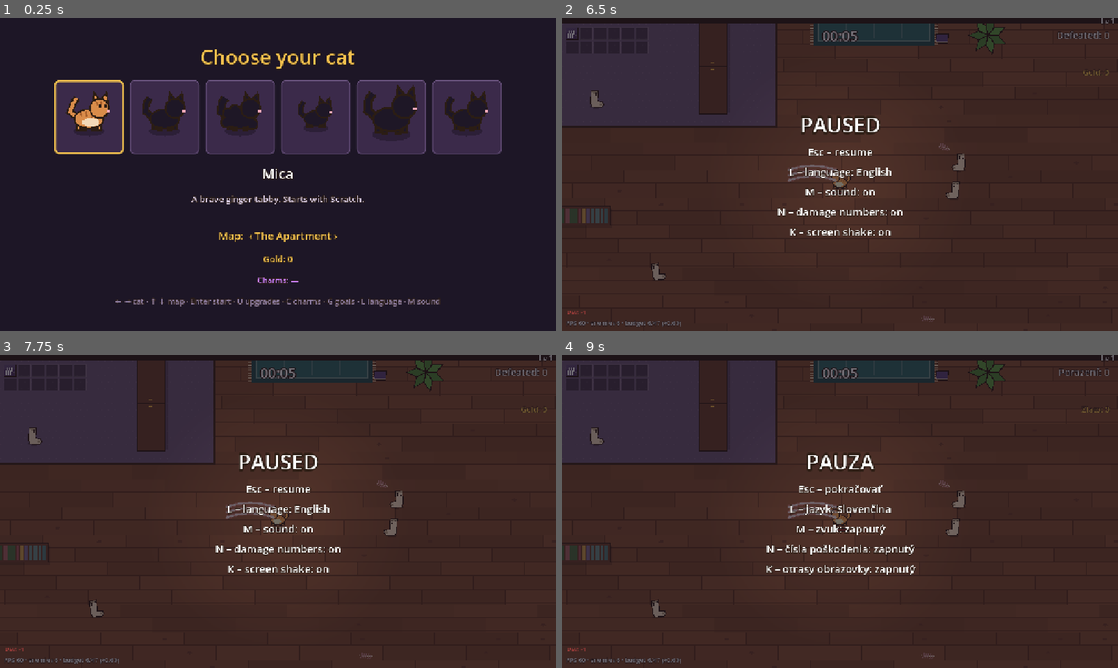
Above: before the commit, frames 1-4 (two rows, left to right).
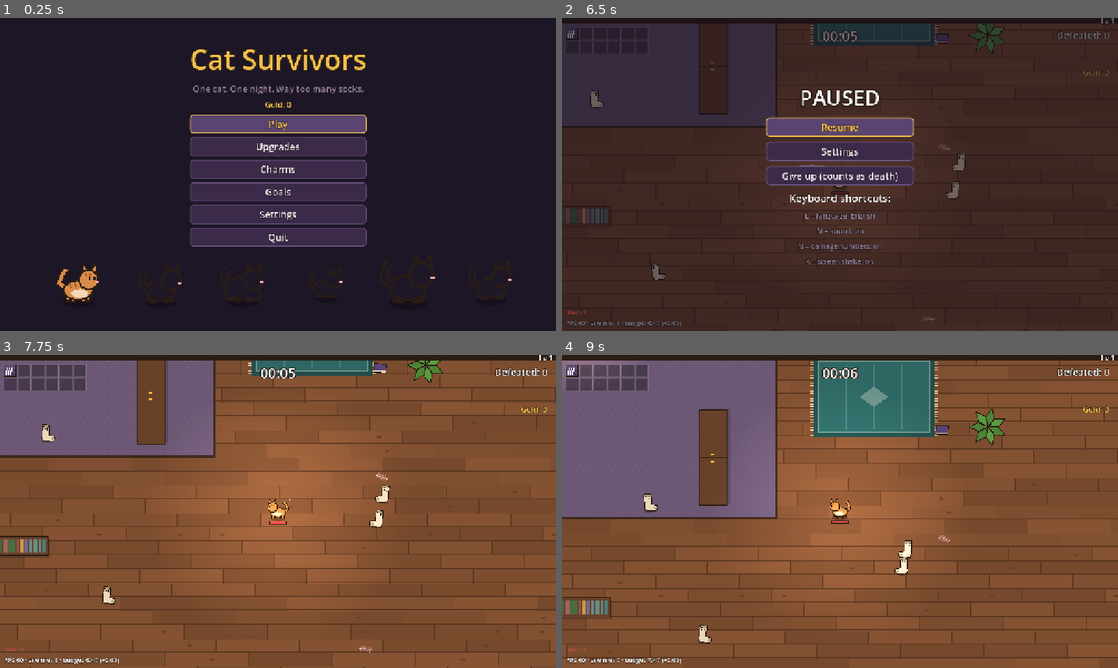
Above: after the commit, the same moments.

Repository: johnniccon01/cat-survivors
Game: Godot game, scene res://scenes/main_menu.tscn
Two runs of this game, one before a commit and one after it. Both use one fixed random seed, a clock stepped at 60 frames per second and the inputs below. Before the commit the project starts from res://scenes/character_select.tscn.
Inputs (mouse positions are in pixels of both pictures, inside the frame that each line leads up to):
- Up to frame 1 (0.25 s): no input
- Up to frame 2 (6.5 s): click (840, 124) at 0.5 s, where only the run after the commit has a clickable "Play"; tap Enter (ui_accept) at 1.25 s; move the mouse to (962, 158) at 1.27 s; hold D (move_right) 1.28-2 s; hold C (charms) 1.28-2 s; click (962, 158) at 1.42 s; tap U (shop) at 1.52, 1.82, 4.52, 4.82 s; tap G (goals) at 1.55 s; drag from (728, 190) to (812, 237) at 2.02 s; move the mouse to (895, 105) at 2.77 s; hold D (move_right) 2.78-3.5 s; hold L (language) 2.78-3.5 s; click (895, 105) at 2.92 s; tap R (reroll) at 3.05 s; drag from (812, 237) to (673, 127) at 3.52 s; move the mouse to (1006, 221) at 4.27 s; hold A (move_left) 4.28-5 s; hold N (toggle_numbers) 4.28-5 s; click (1006, 221) at 4.42 s; tap K (toggle_shake) at 4.55 s; tap M (mute) at 4.9 s; drag from (673, 127) to (756, 96) at 5.02 s; move the mouse to (867, 174) at 5.77 s; hold S (move_down) from 5.78 s (still down); hold U (shop) from 5.78 s (still down); click (867, 174) at 5.92 s; tap C (charms) at 6.05 s; tap Escape (pause) at 6.4 s
- Up to frame 3 (7.75 s): release S (move_down) at 6.5 s; release U (shop) at 6.5 s; drag from (194, 433) to (166, 527) at 6.52 s; click (278, 464) at 7.25 s, where only the run after the commit has a clickable "Resume"
- Up to frame 4 (9 s): move the mouse to (962, 495) at 8.02 s; hold W (move_up) 8.03-8.75 s; hold G (goals) 8.03-8.75 s; click (962, 495) at 8.17 s; tap U (shop) at 8.27, 8.57 s; tap L (language) at 8.3 s; drag from (728, 527) to (812, 574) at 8.77 s

The runs differ from the first frame. In frame 1, 23% of the frame differs, in the area x 9-92%, y 10-93%; in frame 2, 6.4%; in frame 3, 98%, in the area x 0-100%, y 0-100%; in frame 4, 97%.

Commit message:
Main menu, settings screen and pause menu
- Title screen with a parade of your cats: Play, Upgrades, Charms, Goals,
  Settings, Quit (mouse, keyboard and gamepad)
- Settings: sound on/off, master/music/effects volume (new Music and SFX
  audio buses), fullscreen, VSync, damage numbers, screen shake, language;
  saved immediately
- Pause menu with Resume, Settings and Give up (counts as death), plus
  the keyboard shortcuts
- Esc on the cat selection goes back to the main menu
- Shared UiStyle helpers for menu widgets

Co-Authored-By: Claude Opus 5.5 <noreply@anthropic.com>

Diff:
--- a/locale/translations.csv
+++ b/locale/translations.csv
@@ -3,7 +3,7 @@
 DECIMAL_SEP,.,","
 HUD_KILLS,Defeated: %d,Porazení: %d
 PAUSE_TITLE,PAUSED,PAUZA
-PAUSE_HINT,Esc – resume,Esc – pokračovať
+PAUSE_HINT,Keyboard shortcuts:,Klávesové skratky:
 PAUSE_LANGUAGE,L – language: %s,L – jazyk: %s
 GAME_OVER_TITLE,Mica gave up!,Mica to zabalila!
 GAME_OVER_STATS,You survived %s and defeated %d enemies.,Prežila si %s a porazila %d nepriateľov.
@@ -127,7 +127,7 @@
 QUEST_FRIDGE_OPEN,Stay by the fridge to open it,Zostaň pri chladničke a otvor ju
 QUEST_FRIDGE_FIGHT,Defeat the leftovers: %d left,Poraz zvyšky: zostáva %d
 SELECT_TITLE,Choose your cat,Vyber si mačku
-SELECT_HINT,← → cat · ↑ ↓ map · Enter start · U upgrades · C charms · G goals · L language · M sound,← → mačka · ↑ ↓ mapa · Enter štart · U vylepšenia · C prívesky · G ciele · L jazyk · M zvuk
+SELECT_HINT,← → cat · ↑ ↓ map · Enter start · U upgrades · C charms · G goals · Esc menu,← → mačka · ↑ ↓ mapa · Enter štart · U vylepšenia · C prívesky · G ciele · Esc menu
 SELECT_LOCKED,???,???
 GAME_OVER_MENU,Esc – change cat,Esc – zmeniť mačku
 QUEST_RESCUE_ESCORT,Walk %s to the safe cat bed,Odprevaď: %s do bezpečného pelechu
@@ -284,3 +284,23 @@
 PASSIVE_LUCK_DESC,"+10% luck: more crits, bigger chests, more drops, sometimes a 4th card.","+10 % šťastie: viac kritických zásahov, väčšie truhlice, viac predmetov, občas 4. karta."
 POWERUP_LUCK_NAME,Luck,Šťastie
 POWERUP_LUCK_DESC,"+10% luck per rank: crits, chests, drops and a chance of a 4th level-up card.","+10 % šťastie za stupeň: kritické zásahy, truhlice, predmety a šanca na 4. kartu."
+MENU_TAGLINE,One cat. One night. Way too many socks.,Jedna mačka. Jedna noc. Priveľa ponožiek.
+MENU_PLAY,Play,Hrať
+MENU_UPGRADES,Upgrades,Vylepšenia
+MENU_CHARMS,Charms,Prívesky
+MENU_GOALS,Goals,Ciele
+MENU_SETTINGS,Settings,Nastavenia
+MENU_QUIT,Quit,Koniec
+SETTINGS_TITLE,Settings,Nastavenia
+SET_MASTER,Master volume,Celková hlasitosť
+SET_MUSIC,Music,Hudba
+SET_SFX,Sound effects,Zvukové efekty
+SET_FULLSCREEN,Fullscreen,Celá obrazovka
+SET_VSYNC,VSync,VSync
+SET_NUMBERS,Damage numbers,Čísla poškodenia
+SET_SHAKE,Screen shake,Otrasy obrazovky
+SET_LANGUAGE,Language,Jazyk
+SET_BACK,Back,Späť
+PAUSE_RESUME,Resume,Pokračovať
+PAUSE_GIVE_UP,Give up (counts as death),Vzdať sa (ako smrť)
+SET_SOUND,Sound,Zvuk
--- a/project.godot
+++ b/project.godot
@@ -12,7 +12,7 @@
 
 config/name="Cat Survivors"
 config/description="Mačka bráni byt pred hordami ponožiek."
-run/main_scene="res://scenes/character_select.tscn"
+run/main_scene="res://scenes/main_menu.tscn"
 config/features=PackedStringArray("4.6", "GL Compatibility")
 config/icon="res://icon.svg"
 
--- /dev/null
+++ b/scenes/main_menu.tscn
@@ -0,0 +1,12 @@
+[gd_scene format=3]
+
+[ext_resource type="Script" path="res://scripts/ui/main_menu.gd" id="1_menu"]
+
+[node name="MainMenu" type="Control"]
+layout_mode = 3
+anchors_preset = 15
+anchor_right = 1.0
+anchor_bottom = 1.0
+grow_horizontal = 2
+grow_vertical = 2
+script = ExtResource("1_menu")
--- a/scripts/autoload/audio.gd
+++ b/scripts/autoload/audio.gd
@@ -19,14 +19,28 @@
 
 func _ready() -> void:
 	process_mode = Node.PROCESS_MODE_ALWAYS
+	_ensure_bus("Music")
+	_ensure_bus("SFX")
 	for i in POOL_SIZE:
 		var p := AudioStreamPlayer.new()
+		p.bus = "SFX"
 		add_child(p)
 		_players.append(p)
 	_music = AudioStreamPlayer.new()
 	_music.volume_db = MUSIC_DB
+	_music.bus = "Music"
 	add_child(_music)
-	AudioServer.set_bus_mute(0, Settings.muted)
+	Settings.apply_audio()
+
+
+## Adds a bus routed into Master if it doesn't exist yet.
+func _ensure_bus(bus_name: String) -> void:
+	if AudioServer.get_bus_index(bus_name) >= 0:
+		return
+	AudioServer.add_bus()
+	var idx := AudioServer.bus_count - 1
+	AudioServer.set_bus_name(idx, bus_name)
+	AudioServer.set_bus_send(idx, "Master")
 
 
 ## Plays a sound effect by file name (without extension).
--- a/scripts/autoload/settings.gd
+++ b/scripts/autoload/settings.gd
@@ -1,5 +1,7 @@
 extends Node
-## Player settings persisted in user://settings.cfg: language and sound on/off.
+## Player settings persisted in user://settings.cfg: language, sound
+## (mute and volumes for master / music / effects), display (fullscreen,
+## vsync) and gameplay readability (damage numbers, screen shake).
 ## Languages come from locale/translations.csv: adding a column there and
 ## its code here is all a new language needs.
 
@@ -10,6 +12,11 @@
 var muted := false
 var damage_numbers := true
 var screen_shake := true
+var master_volume := 0.8
+var music_volume := 0.7
+var sfx_volume := 0.8
+var fullscreen := false
+var vsync := true
 
 
 func _ready() -> void:
@@ -19,9 +26,15 @@
 		muted = cfg.get_value("general", "muted", muted)
 		damage_numbers = cfg.get_value("general", "damage_numbers", damage_numbers)
 		screen_shake = cfg.get_value("general", "screen_shake", screen_shake)
+		master_volume = cfg.get_value("audio", "master", master_volume)
+		music_volume = cfg.get_value("audio", "music", music_volume)
+		sfx_volume = cfg.get_value("audio", "sfx", sfx_volume)
+		fullscreen = cfg.get_value("display", "fullscreen", fullscreen)
+		vsync = cfg.get_value("display", "vsync", vsync)
 	if language not in LANGUAGES:
 		language = LANGUAGES[0]
 	TranslationServer.set_locale(language)
+	_apply_display()
 
 
 func cycle_language() -> void:
@@ -32,7 +45,7 @@
 
 func toggle_mute() -> void:
 	muted = not muted
-	AudioServer.set_bus_mute(0, muted)
+	apply_audio()
 	_save()
 
 
@@ -46,6 +59,56 @@
 	_save()
 
 
+## bus: "master", "music" or "sfx"; value 0..1.
+func set_volume(bus: String, value: float) -> void:
+	match bus:
+		"master":
+			master_volume = value
+		"music":
+			music_volume = value
+		"sfx":
+			sfx_volume = value
+	apply_audio()
+	_save()
+
+
+func set_fullscreen(on: bool) -> void:
+	fullscreen = on
+	_apply_display()
+	_save()
+
+
+func set_vsync(on: bool) -> void:
+	vsync = on
+	_apply_display()
+	_save()
+
+
+## Pushes mute and volumes to the audio buses (created by the Audio autoload).
+func apply_audio() -> void:
+	AudioServer.set_bus_mute(0, muted)
+	_set_bus("Master", master_volume)
+	_set_bus("Music", music_volume)
+	_set_bus("SFX", sfx_volume)
+
+
+func _set_bus(bus_name: String, value: float) -> void:
+	var idx := AudioServer.get_bus_index(bus_name)
+	if idx < 0:
+		return
+	AudioServer.set_bus_volume_db(idx, linear_to_db(maxf(value, 0.0001)))
+	if bus_name != "Master":
+		AudioServer.set_bus_mute(idx, value <= 0.001)
+
+
+func _apply_display() -> void:
+	# Headless test runs have no window to change.
+	if DisplayServer.get_name() == "headless":
+		return
+	DisplayServer.window_set_mode(DisplayServer.WINDOW_MODE_FULLSCREEN if fullscreen else DisplayServer.WINDOW_MODE_WINDOWED)
+	DisplayServer.window_set_vsync_mode(DisplayServer.VSYNC_ENABLED if vsync else DisplayServer.VSYNC_DISABLED)
+
+
 func _save() -> void:
 	var cfg := ConfigFile.new()
 	cfg.load(PATH)
@@ -53,4 +116,9 @@
 	cfg.set_value("general", "muted", muted)
 	cfg.set_value("general", "damage_numbers", damage_numbers)
 	cfg.set_value("general", "screen_shake", screen_shake)
+	cfg.set_value("audio", "master", master_volume)
+	cfg.set_value("audio", "music", music_volume)
+	cfg.set_value("audio", "sfx", sfx_volume)
+	cfg.set_value("display", "fullscreen", fullscreen)
+	cfg.set_value("display", "vsync", vsync)
 	cfg.save(PATH)
--- a/scripts/main.gd
+++ b/scripts/main.gd
@@ -141,6 +141,12 @@
 	hud.level_up.reroll_requested.connect(_on_reroll)
 	player.revived.connect(_on_revived)
 	hud.treasure.closed.connect(_next_modal)
+	hud.resume_pressed.connect(func() -> void:
+		get_tree().paused = false
+		hud.show_pause(false))
+	hud.give_up_pressed.connect(func() -> void:
+		hud.show_pause(false)
+		_end_run("death"))
 	hud.update_xp(player)
 	hud.update_inventory(player)
 	if _bot:
@@ -160,6 +166,10 @@
 			trap.setup(trap_id, self)
 			add_child(trap)
 			i += 1
+	if "--pause" in _args:
+		(func() -> void:
+			get_tree().paused = true
+			hud.show_pause(true)).call_deferred()
 	if "--test-numbers" in _args:
 		for i in 6:
 			enemies.numbers.add(player.position + Vector2(-60 + i * 24, -20), 12.0 + i * 7, i % 2 == 1)
@@ -240,7 +250,7 @@
 
 
 func _unhandled_input(event: InputEvent) -> void:
-	if _in_modal:
+	if _in_modal or hud.settings.visible:
 		return
 	if _run_over:
 		if event.is_action_pressed("restart"):
--- a/scripts/ui/character_select.gd
+++ b/scripts/ui/character_select.gd
@@ -170,6 +170,9 @@
 	elif event.is_action_pressed("move_down") or event.is_action_pressed("ui_down"):
 		_stage_index = (_stage_index + 1) % _stage_ids.size()
 		_refresh()
+	elif event.is_action_pressed("pause"):
+		Audio.play("click", -6.0, 0.0)
+		get_tree().change_scene_to_file("res://scenes/main_menu.tscn")
 	elif event.is_action_pressed("language"):
 		Settings.cycle_language()
 		_refresh()
--- a/scripts/ui/hud.gd
+++ b/scripts/ui/hud.gd
@@ -5,7 +5,11 @@
 
 const XP_BAR_HEIGHT := 14.0
 
+signal resume_pressed
+signal give_up_pressed
+
 var level_up: LevelUpPanel
+var settings: SettingsPanel
 var treasure: TreasurePanel
 
 var _xp_fill: ColorRect
@@ -85,10 +89,30 @@
 	add_child(_debug_label)
 
 	_pause_overlay = _overlay(["PAUSE_TITLE", "PAUSE_HINT", "", "", "", ""])
-	_pause_language = _pause_overlay.get_node("Box").get_child(2)
-	_pause_sound = _pause_overlay.get_node("Box").get_child(3)
-	_pause_numbers = _pause_overlay.get_node("Box").get_child(4)
-	_pause_shake = _pause_overlay.get_node("Box").get_child(5)
+	var pause_box := _pause_overlay.get_node("Box")
+	var resume := UiStyle.button("PAUSE_RESUME", 340)
+	resume.pressed.connect(func() -> void: resume_pressed.emit())
+	var open_settings := UiStyle.button("MENU_SETTINGS", 340)
+	open_settings.pressed.connect(func() -> void:
+		_pause_overlay.visible = false
+		settings.open())
+	var give_up := UiStyle.button("PAUSE_GIVE_UP", 340)
+	give_up.pressed.connect(func() -> void: give_up_pressed.emit())
+	for i in 3:
+		var b: Button = [resume, open_settings, give_up][i]
+		pause_box.add_child(b)
+		pause_box.move_child(b, 1 + i)
+	_pause_language = _pause_overlay.get_node("Box").get_child(5)
+	_pause_sound = _pause_overlay.get_node("Box").get_child(6)
+	_pause_numbers = _pause_overlay.get_node("Box").get_child(7)
+	_pause_shake = _pause_overlay.get_node("Box").get_child(8)
+	for line: Label in [_pause_language, _pause_sound, _pause_numbers, _pause_shake]:
+		line.label_settings.font_size = 16
+		line.label_settings.font_color = UiStyle.MUTED
+
+	settings = SettingsPanel.new()
+	add_child(settings)
+	settings.closed.connect(func() -> void: show_pause(true))
 
 	# Red edges when the cat gets hurt.
 	_hurt_flash = ColorRect.new()
@@ -285,6 +309,8 @@
 	_pause_numbers.text = tr("PAUSE_NUMBERS") % tr("SOUND_ON" if Settings.damage_numbers else "SOUND_OFF")
 	_pause_shake.text = tr("PAUSE_SHAKE") % tr("SOUND_ON" if Settings.screen_shake else "SOUND_OFF")
 	_pause_overlay.visible = on
+	if on:
+		(_pause_overlay.get_node("Box").get_child(1) as Button).grab_focus.call_deferred()
 
 
 func show_game_over(elapsed: float, kills: int) -> void:
--- /dev/null
+++ b/scripts/ui/main_menu.gd
@@ -0,0 +1,120 @@
+extends Control
+## Title screen: play, upgrades shop, charms, goals, settings, quit.
+## Any debug flag on the command line skips straight into a run.
+
+const SELECT_SCENE := "res://scenes/character_select.tscn"
+const MAIN_SCENE := "res://scenes/main.tscn"
+const PANEL_FLAGS := ["--shop", "--charms", "--goals", "--settings"]
+
+var _shop: ShopPanel
+var _charms: CharmPanel
+var _goals: GoalsPanel
+var _settings: SettingsPanel
+var _buttons: VBoxContainer
+var _status: Label
+var _cats: Array[CatPreview] = []
+var _t := 0.0
+
+
+func _ready() -> void:
+	var args := OS.get_cmdline_user_args()
+	for arg: String in args:
+		if arg.begins_with("--") and arg not in PANEL_FLAGS:
+			get_tree().change_scene_to_file.call_deferred(MAIN_SCENE)
+			return
+	_build()
+	Audio.play_music("music_apartment")
+	if "--shop" in args:
+		_open(_shop)
+	elif "--charms" in args:
+		_open(_charms)
+	elif "--goals" in args:
+		_open(_goals)
+	elif "--settings" in args:
+		_open(_settings)
+
+
+func _build() -> void:
+	set_anchors_and_offsets_preset(Control.PRESET_FULL_RECT)
+	var bg := ColorRect.new()
+	bg.color = UiStyle.BG
+	bg.set_anchors_and_offsets_preset(Control.PRESET_FULL_RECT)
+	add_child(bg)
+
+	# A little parade of the cats you have unlocked, walking along the bottom.
+	var i := 0
+	for id: String in GameData.cats:
+		var cat := CatPreview.new()
+		cat.cat_id = id
+		cat.locked = not Profile.is_unlocked(id)
+		cat.walking = not cat.locked
+		cat.size = Vector2(120, 120)
+		cat.position = Vector2(120 + i * 190, 560)
+		cat.mouse_filter = Control.MOUSE_FILTER_IGNORE
+		add_child(cat)
+		_cats.append(cat)
+		i += 1
+
+	var box := VBoxContainer.new()
+	box.set_anchors_and_offsets_preset(Control.PRESET_CENTER_TOP)
+	box.grow_horizontal = Control.GROW_DIRECTION_BOTH
+	box.offset_top = 50
+	box.alignment = BoxContainer.ALIGNMENT_CENTER
+	box.add_theme_constant_override("separation", 10)
+	add_child(box)
+	box.add_child(UiStyle.label("Cat Survivors", 64, UiStyle.GOLD))
+	box.add_child(UiStyle.label("MENU_TAGLINE", 20, UiStyle.MUTED))
+	_status = UiStyle.label("", 18, UiStyle.GOLD)
+	box.add_child(_status)
+
+	_buttons = VBoxContainer.new()
+	_buttons.add_theme_constant_override("separation", 8)
+	_buttons.alignment = BoxContainer.ALIGNMENT_CENTER
+	box.add_child(_buttons)
+	_add_button("MENU_PLAY", func() -> void:
+		Audio.play("select", -4.0, 0.0)
+		get_tree().change_scene_to_file(SELECT_SCENE))
+	_shop = ShopPanel.new()
+	_charms = CharmPanel.new()
+	_goals = GoalsPanel.new()
+	_settings = SettingsPanel.new()
+	_add_button("MENU_UPGRADES", func() -> void: _open(_shop))
+	_add_button("MENU_CHARMS", func() -> void: _open(_charms))
+	_add_button("MENU_GOALS", func() -> void: _open(_goals))
+	_add_button("MENU_SETTINGS", func() -> void: _open(_settings))
+	_add_button("MENU_QUIT", func() -> void: get_tree().quit())
+	for panel: Control in [_shop, _charms, _goals, _settings]:
+		add_child(panel)
+		panel.closed.connect(_on_panel_closed)
+	_refresh()
+	(_buttons.get_child(0) as Button).grab_focus.call_deferred()
+
+
+func _add_button(text: String, action: Callable) -> void:
+	var b := UiStyle.button(text, 340)
+	b.pressed.connect(action)
+	_buttons.add_child(b)
+
+
+func _open(panel: Control) -> void:
+	Audio.play("click", -6.0, 0.0)
+	panel.call("open")
+
+
+func _on_panel_closed() -> void:
+	_refresh()
+	(_buttons.get_child(0) as Button).grab_focus.call_deferred()
+
+
+func _refresh() -> void:
+	var line := tr("SELECT_GOLD") % Profile.gold
+	if Profile.best_streak > 0:
+		line += "   ·   " + tr("SELECT_STREAK") % [Profile.streak, Profile.best_streak, roundi((Profile.streak_multiplier() - 1.0) * 100.0)]
+	_status.text = line
+
+
+func _process(delta: float) -> void:
+	_t += delta
+	# Gentle bob so the parade feels alive.
+	for i in _cats.size():
+		_cats[i].position.y = 560 + sin(_t * 2.0 + i) * 4.0
--- /dev/null
+++ b/scripts/ui/settings_panel.gd
@@ -0,0 +1,121 @@
+class_name SettingsPanel
+extends ColorRect
+## Settings screen, used from the main menu and the pause menu. Works with
+## mouse, keyboard (arrows / Enter / left-right on sliders) and gamepad.
+## Everything is saved right away.
+
+signal closed
+
+var _rows: VBoxContainer
+var _language: Button
+var _fullscreen: CheckButton
+var _sound: CheckButton
+var _vsync: CheckButton
+var _numbers: CheckButton
+var _shake: CheckButton
+var _first: Control
+
+
+func _ready() -> void:
+	process_mode = Node.PROCESS_MODE_ALWAYS
+	visible = false
+	var box := UiStyle.overlay(self, 0.97)
+	box.add_child(UiStyle.label("SETTINGS_TITLE", 40, UiStyle.GOLD))
+	_rows = VBoxContainer.new()
+	_rows.add_theme_constant_override("separation", 8)
+	box.add_child(_rows)
+
+	_sound = _toggle("SET_SOUND", not Settings.muted, func(on: bool) -> void:
+		if on == Settings.muted:
+			Settings.toggle_mute())
+	_first = _sound
+	_slider("SET_MASTER", Settings.master_volume, func(v: float) -> void: Settings.set_volume("master", v))
+	_slider("SET_MUSIC", Settings.music_volume, func(v: float) -> void: Settings.set_volume("music", v))
+	_slider("SET_SFX", Settings.sfx_volume, func(v: float) -> void:
+		Settings.set_volume("sfx", v)
+		Audio.play("xp", -6.0, 0.0))
+	_fullscreen = _toggle("SET_FULLSCREEN", Settings.fullscreen, func(on: bool) -> void: Settings.set_fullscreen(on))
+	_vsync = _toggle("SET_VSYNC", Settings.vsync, func(on: bool) -> void: Settings.set_vsync(on))
+	_numbers = _toggle("SET_NUMBERS", Settings.damage_numbers, func(on: bool) -> void:
+		if on != Settings.damage_numbers:
+			Settings.toggle_damage_numbers())
+	_shake = _toggle("SET_SHAKE", Settings.screen_shake, func(on: bool) -> void:
+		if on != Settings.screen_shake:
+			Settings.toggle_screen_shake())
+	_language = UiStyle.button("", 520, 20)
+	_language.pressed.connect(func() -> void:
+		Settings.cycle_language()
+		_refresh_language())
+	_rows.add_child(_language)
+	_refresh_language()
+
+	var back := UiStyle.button("SET_BACK", 520)
+	back.pressed.connect(close)
+	box.add_child(back)
+
+
+func open() -> void:
+	visible = true
+	_sound.button_pressed = not Settings.muted
+	_fullscreen.button_pressed = Settings.fullscreen
+	_numbers.button_pressed = Settings.damage_numbers
+	_shake.button_pressed = Settings.screen_shake
+	_first.grab_focus.call_deferred()
+
+
+func close() -> void:
+	visible = false
+	closed.emit()
+
+
+func _unhandled_input(event: InputEvent) -> void:
+	if visible and event.is_action_pressed("pause"):
+		get_viewport().set_input_as_handled()
+		close()
+
+
+func _refresh_language() -> void:
+	_language.text = "%s: %s" % [tr("SET_LANGUAGE"), tr("LANGUAGE_NAME")]
+
+
+func _slider(title: String, value: float, on_change: Callable) -> HSlider:
+	var row := HBoxContainer.new()
+	row.custom_minimum_size = Vector2(520, 40)
+	var l := UiStyle.label(title, 20, UiStyle.TEXT, HORIZONTAL_ALIGNMENT_LEFT)
+	l.custom_minimum_size.x = 260
+	row.add_child(l)
+	var s := HSlider.new()
+	s.min_value = 0.0
+	s.max_value = 1.0
+	s.step = 0.05
+	s.value = value
+	s.custom_minimum_size = Vector2(250, 30)
+	s.size_flags_vertical = Control.SIZE_SHRINK_CENTER
+	s.focus_mode = Control.FOCUS_ALL
+	s.value_changed.connect(on_change)
+	s.add_theme_stylebox_override("slider", UiStyle.box(UiStyle.PANEL, UiStyle.BORDER))
+	s.add_theme_stylebox_override("grabber_area", UiStyle.box(UiStyle.GOLD.darkened(0.3), UiStyle.GOLD))
+	s.add_theme_stylebox_override("grabber_area_highlight", UiStyle.box(UiStyle.GOLD, UiStyle.GOLD))
+	row.add_child(s)
+	_rows.add_child(row)
+	return s
+
+
+func _toggle(title: String, value: bool, on_change: Callable) -> CheckButton:
+	var c := CheckButton.new()
+	c.text = title
+	c.button_pressed = value
+	c.custom_minimum_size = Vector2(520, 40)
+	c.focus_mode = Control.FOCUS_ALL
+	c.add_theme_font_size_override("font_size", 20)
+	c.add_theme_color_override("font_color", UiStyle.TEXT)
+	c.add_theme_color_override("font_focus_color", UiStyle.GOLD)
+	c.add_theme_color_override("font_hover_color", UiStyle.GOLD)
+	c.add_theme_color_override("font_pressed_color", UiStyle.TEXT)
+	c.add_theme_stylebox_override("normal", UiStyle.box(UiStyle.PANEL, UiStyle.BORDER))
+	c.add_theme_stylebox_override("hover", UiStyle.box(UiStyle.PANEL_HOVER, UiStyle.GOLD))
+	c.add_theme_stylebox_override("focus", UiStyle.box(UiStyle.PANEL_HOVER, UiStyle.GOLD))
+	c.add_theme_stylebox_override("pressed", UiStyle.box(UiStyle.PANEL, UiStyle.BORDER))
+	c.toggled.connect(on_change)
+	_rows.add_child(c)
+	return c
--- /dev/null
+++ b/scripts/ui/ui_style.gd
@@ -0,0 +1,71 @@
+class_name UiStyle
+## Shared look for menu widgets (buttons, labels, overlays) so every screen
+## matches.
+
+const BG := Color("1d1626")
+const PANEL := Color("3b2a4a")
+const PANEL_HOVER := Color("5b4470")
+const BORDER := Color("6b5480")
+const GOLD := Color("f2c14e")
+const TEXT := Color("eee6f3")
+const MUTED := Color("8f7ea3")
+const OUTLINE := Color("2b1d14")
+
+
+static func label(text: String, size: int = 20, color: Color = TEXT, align: HorizontalAlignment = HORIZONTAL_ALIGNMENT_CENTER) -> Label:
+	var l := Label.new()
+	l.text = text
+	var settings := LabelSettings.new()
+	settings.font_size = size
+	settings.font_color = color
+	settings.outline_size = maxi(size / 5, 3)
+	settings.outline_color = OUTLINE
+	l.label_settings = settings
+	l.horizontal_alignment = align
+	l.mouse_filter = Control.MOUSE_FILTER_IGNORE
+	return l
+
+
+static func button(text: String, width: float = 320.0, size: int = 22) -> Button:
+	var b := Button.new()
+	b.text = text
+	b.custom_minimum_size = Vector2(width, 44)
+	b.focus_mode = Control.FOCUS_ALL
+	b.add_theme_font_size_override("font_size", size)
+	b.add_theme_color_override("font_color", TEXT)
+	b.add_theme_color_override("font_focus_color", GOLD)
+	b.add_theme_color_override("font_hover_color", GOLD)
+	b.add_theme_constant_override("outline_size", 4)
+	b.add_theme_color_override("font_outline_color", OUTLINE)
+	b.add_theme_stylebox_override("normal", box(PANEL, BORDER))
+	b.add_theme_stylebox_override("hover", box(PANEL_HOVER, GOLD))
+	b.add_theme_stylebox_override("focus", box(PANEL_HOVER, GOLD))
+	b.add_theme_stylebox_override("pressed", box(PANEL_HOVER, GOLD))
+	b.mouse_entered.connect(b.grab_focus)
+	b.focus_entered.connect(func() -> void: Audio.play("click", -14.0, 0.0))
+	return b
+
+
+static func box(fill: Color, border: Color) -> StyleBoxFlat:
+	var sb := StyleBoxFlat.new()
+	sb.bg_color = fill
+	sb.border_color = border
+	sb.set_border_width_all(2)
+	sb.set_corner_radius_all(8)
+	sb.set_content_margin_all(6)
+	return sb
+
+
+## Full-screen dimmed backdrop with a centred vertical box; returns the box.
+static func overlay(parent: Control, alpha: float = 0.92) -> VBoxContainer:
+	parent.set_anchors_and_offsets_preset(Control.PRESET_FULL_RECT)
+	if parent is ColorRect:
+		(parent as ColorRect).color = Color(BG, alpha)
+	var vbox := VBoxContainer.new()
+	vbox.set_anchors_and_offsets_preset(Control.PRESET_CENTER)
+	vbox.grow_horizontal = Control.GROW_DIRECTION_BOTH
+	vbox.grow_vertical = Control.GROW_DIRECTION_BOTH
+	vbox.alignment = BoxContainer.ALIGNMENT_CENTER
+	vbox.add_theme_constant_override("separation", 10)
+	parent.add_child(vbox)
+	return vbox
Binary file changed: locale/translations.en.translation
Binary file changed: locale/translations.sk.translation
Not shown, added: scripts/ui/main_menu.gd.uid
Not shown, added: scripts/ui/settings_panel.gd.uid
Not shown, added: scripts/ui/ui_style.gd.uid
Not shown, changed: README.md
